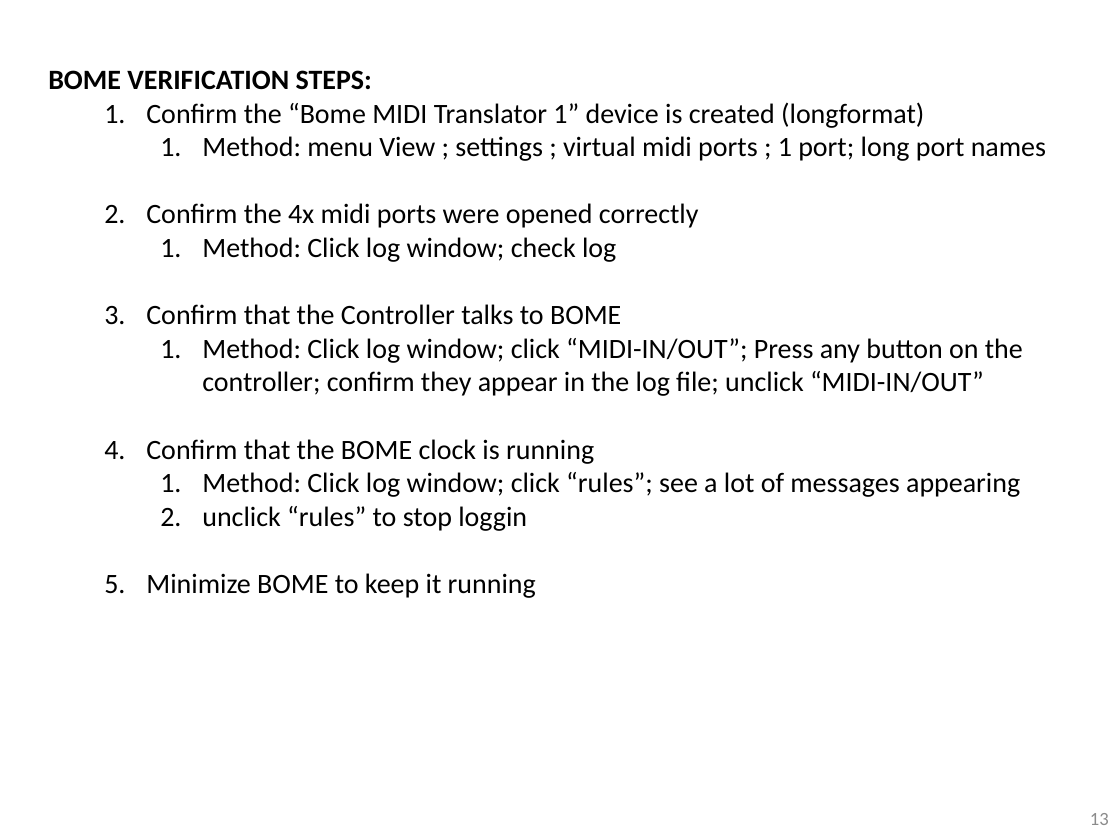
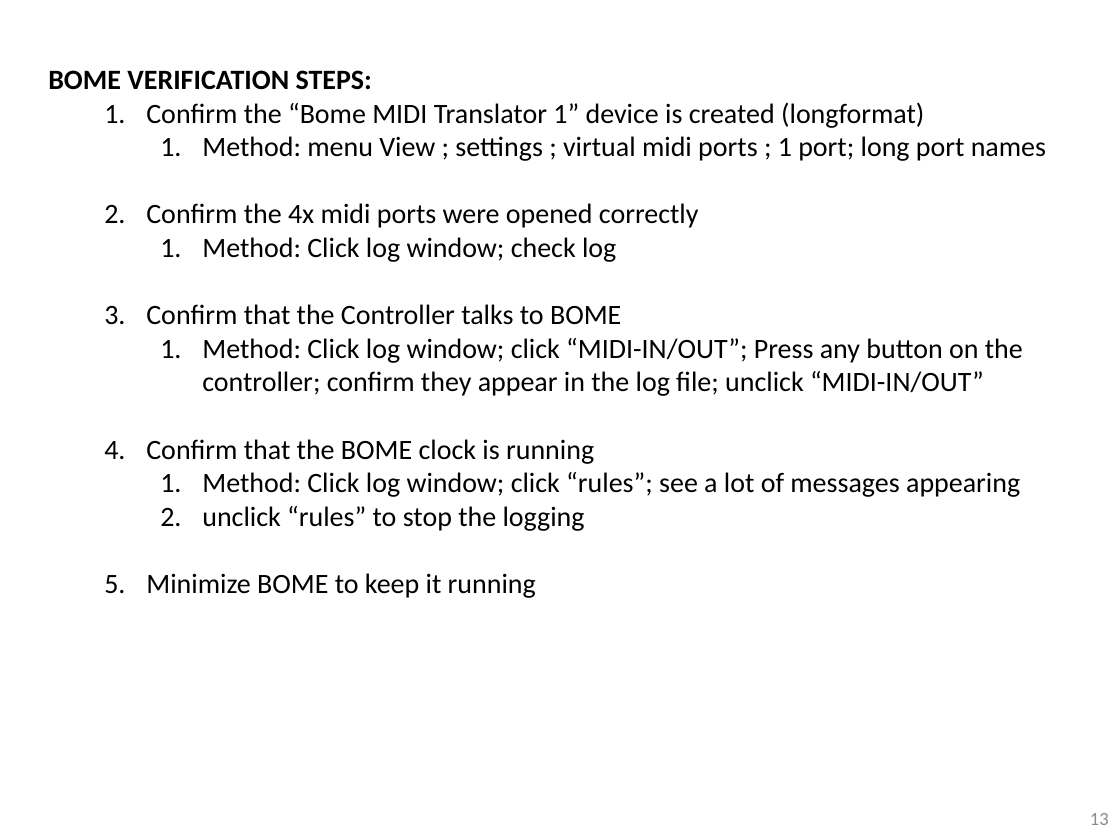
Before and after one commit to pestrela/music, a slide deck: slide 13 of traktor/mapping_ddj_1000/Support files/Source files/DDJ - BOME Installation Guide.pptx. Drawn at 1120x840 pixels with LibreOffice and Linux fonts; fonts in the diff are those of the drawing. Boxes give left, top, right and bottom in pixels: in the first picture for what was removed or moved away, otherwise in the second. Text is boxed around its words. In the diff, an @@ line names an element or a change of style, - is before the commit and + after.

```diff
--- a/traktor/mapping_ddj_1000/Support files/Source files/DDJ - BOME Installation Guide.pptx
+++ b/traktor/mapping_ddj_1000/Support files/Source files/DDJ - BOME Installation Guide.pptx
@@ text at [202,506,585,531]: text changed @@
-    2. unclick “rules” to stop loggin
+    2. unclick “rules” to stop the logging
```
Also in this commit, not shown: 17 other slides changed, 5 other files.
